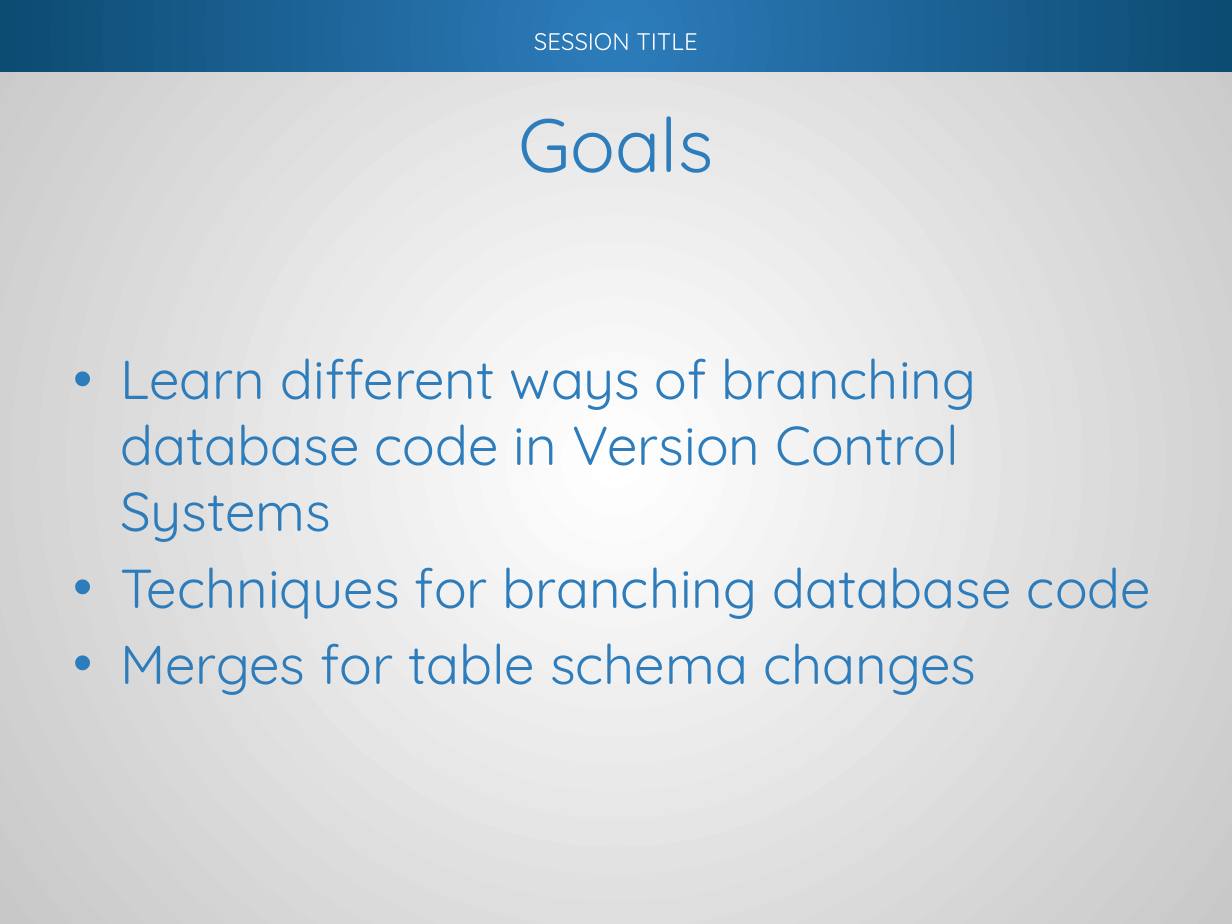
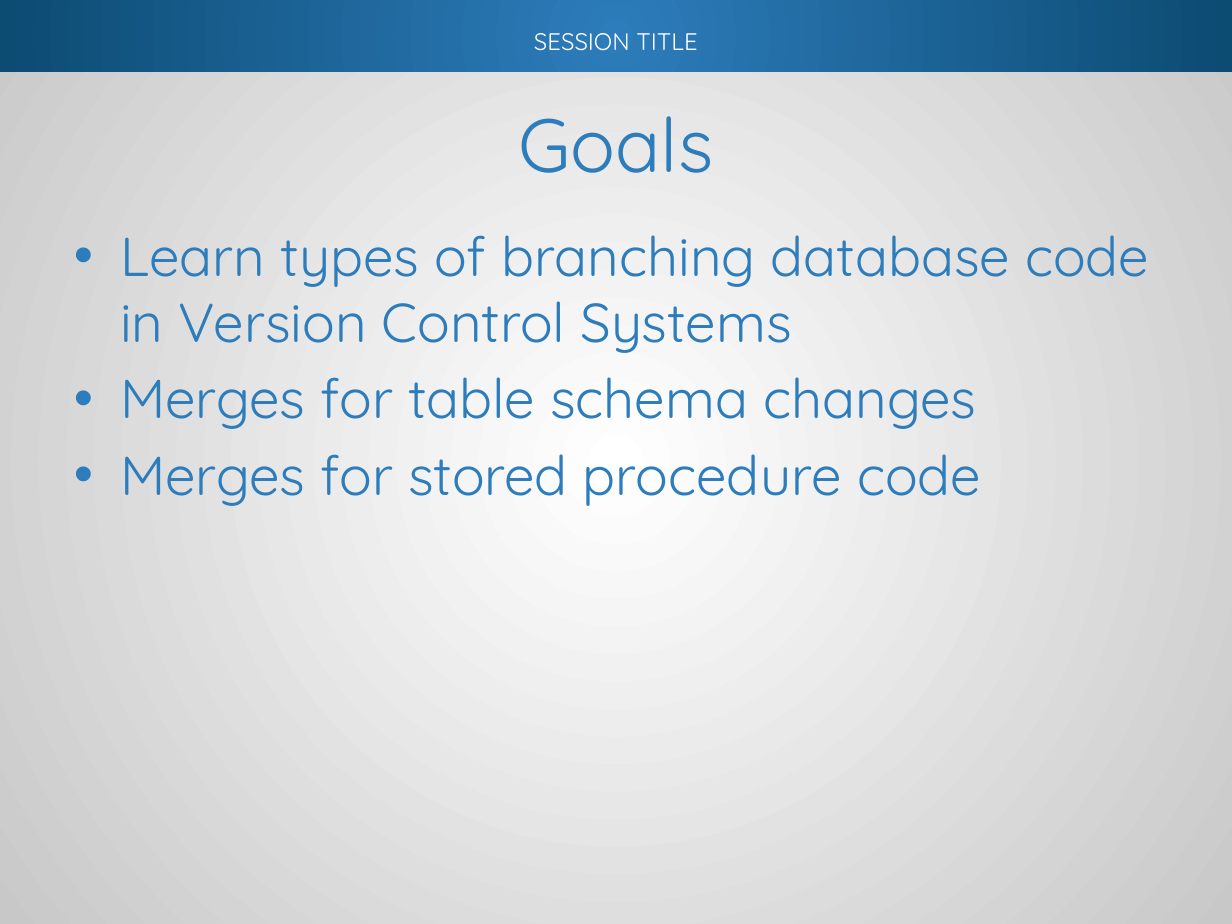
Before and after one commit to way0utwest/Branching-and-Merging-DB-Code, a slide deck: slide 3 of Presentation/BranchMergeDBCode.pptx. Drawn at 1232x924 pixels with LibreOffice and Linux fonts; fonts in the diff are those of the drawing; background and template pictures are left out. Boxes give left, top, right and bottom in pixels: in the first picture for what was removed or moved away, otherwise in the second. Text is boxed around its words. In the diff, an @@ line names an element or a change of style, - is before the commit and + after.

```diff
--- a/Presentation/BranchMergeDBCode.pptx
+++ b/Presentation/BranchMergeDBCode.pptx
@@ text "Learn types of branching database ..." at <box>120,235,1149,506</box>: vertical alignment middle to top @@
@@ text at <box>120,235,1149,353</box>: text changed @@
-• Learn different ways of branching database code in Version Control Systems
-• Techniques for branching database code
+• Learn types of branching database code in Version Control Systems
@@ text at <box>120,454,981,506</box>: paragraph added @@
+• Merges for stored procedure code
```
Also in this commit, not shown: 7 other slides changed, 9 slides added, 3 slides removed.
